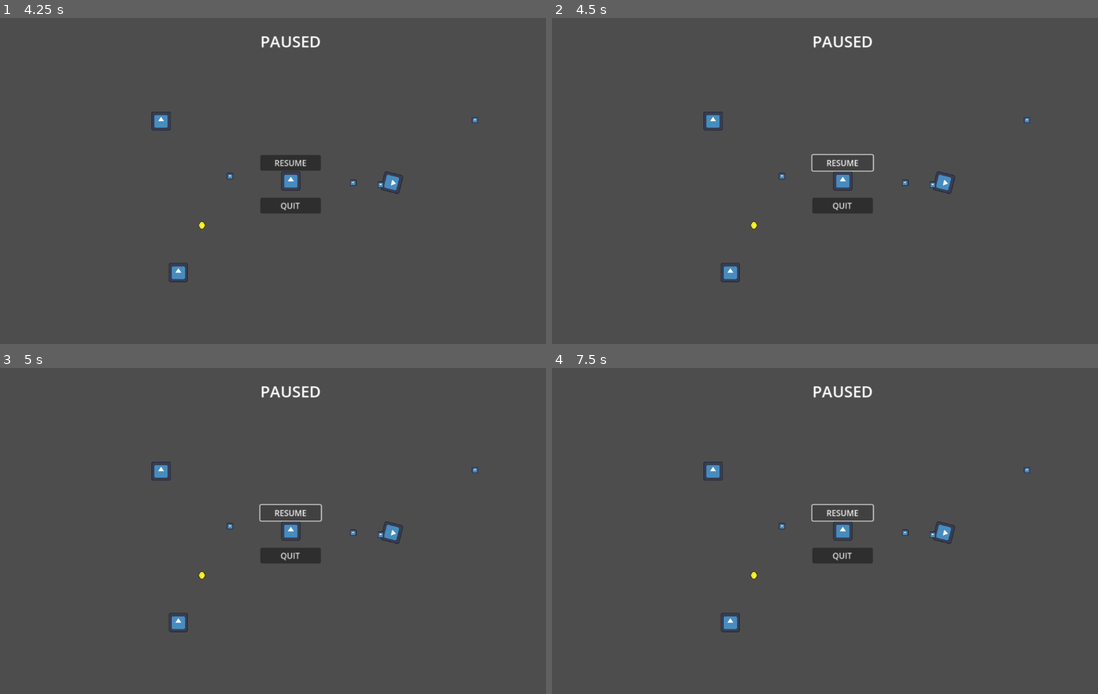
Above: before the commit, frames 1-4 (two rows, left to right).
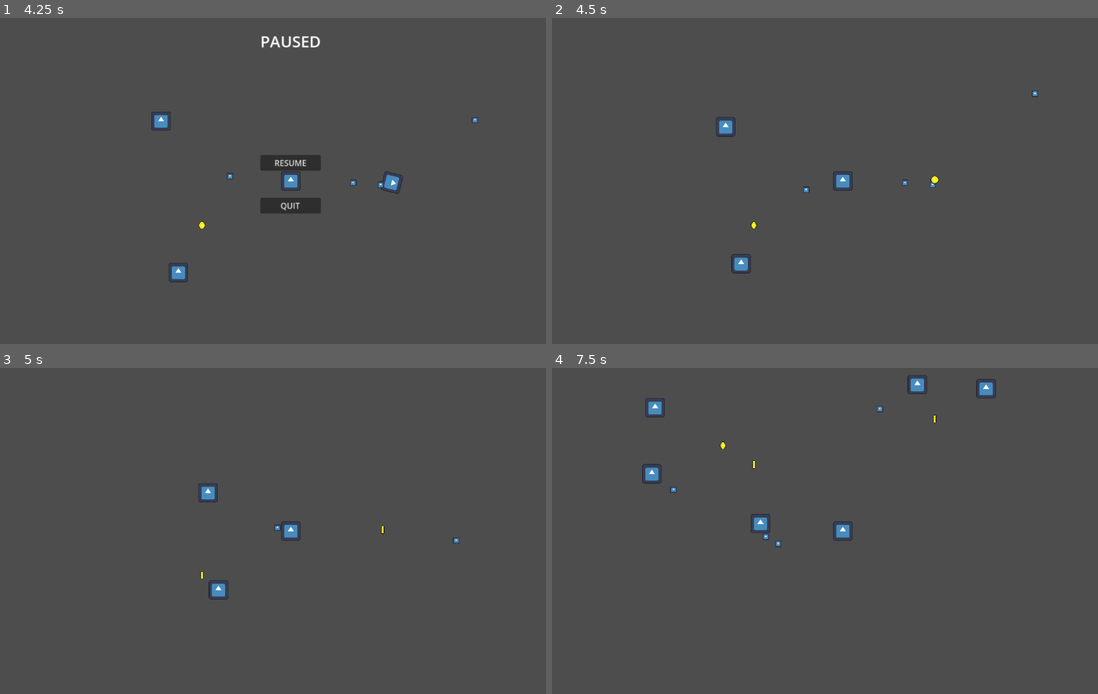
Above: after the commit, the same moments.

Repository: SeanCampbell255/rogueish
Game: Godot game, scene res://Components/Game/game.tscn
The game is run twice, just before and just after one commit, with the same random seed, the same clock (stepped at 60 frames per second) and the same inputs. The project has no main scene, so this scene is started directly. The engine's default icon, where the game draws it, is replaced by a stand-in: a white triangle on a blue panel in a dark square.
Inputs (mouse positions are in pixels of both pictures, inside the frame that each line leads up to):
- Up to frame 1 (4.25 s): hold Right (ui_right) 0.53-1.28 s; hold Down (ui_down) 1.28-2.03 s; hold Right (ui_right) 2.03-2.78 s; hold Up (ui_up) 2.78-3.53 s; hold Left (ui_left) from 3.53 s (still down); tap Escape (ui_menu) at 4.15 s
- Up to frame 2 (4.5 s): release Left (ui_left) at 4.25 s; click (841, 161) at 4.25 s, where only the run after the commit has a clickable "RESUME"
- Up to frame 3 (5 s): no input
- Up to frame 4 (7.5 s): hold Left (ui_left) 5.03-5.78 s; hold Down (ui_down) 5.78-6.53 s; hold Right (ui_right) 6.53-7.28 s; hold Up (ui_up) from 7.28 s (still down)

Frame 1 is identical in both runs. In frame 2, 1.6% of the frame differs, in the area x 27-90%, y 5-82%; in frame 3, 1.7%; in frame 4, 2.1%, in the area x 16-88%, y 2-82%.

Commit message:
pause resumes, quits

Diff:
--- a/rogueish/Components/Pause/pause.gd
+++ b/rogueish/Components/Pause/pause.gd
@@ -5,10 +5,29 @@
 var offset = Vector2(0, -300)
 
 func _process(delta: float) -> void:
-	if Input.is_action_pressed("ui_menu"):
-		global_position = player.global_position + offset
-		visible = true
-		get_tree().paused = true
+	if Input.is_action_just_pressed("ui_menu"):
+		if (visible):
+			unpause()
+		else:
+			pause()
 
 func _ready() -> void:
+	process_mode = Node.PROCESS_MODE_ALWAYS
+	unpause()
+
+#CUSTOMS
+func pause() -> void:
+	global_position = player.global_position + offset
+	visible = true
+	get_tree().paused = true
+
+func unpause() -> void:
 	visible = false
+	get_tree().paused = false
+
+#RECIEVERS
+func _on_resume_pressed() -> void:
+	unpause()
+
+func _on_quit_pressed() -> void:
+	get_tree().quit()
--- a/rogueish/Components/Pause/pause.tscn
+++ b/rogueish/Components/Pause/pause.tscn
@@ -36,7 +36,6 @@
 theme_override_constants/margin_top = 200
 
 [node name="Resume" type="Button" parent="VBoxContainer/MarginContainer"]
-unique_name_in_owner = true
 custom_minimum_size = Vector2(120, 30)
 layout_mode = 2
 text = "RESUME"
@@ -46,7 +45,9 @@
 theme_override_constants/margin_top = 50
 
 [node name="Quit" type="Button" parent="VBoxContainer/MarginContainer2"]
-unique_name_in_owner = true
 custom_minimum_size = Vector2(120, 30)
 layout_mode = 2
 text = "QUIT"
+
+[connection signal="pressed" from="VBoxContainer/MarginContainer/Resume" to="." method="_on_resume_pressed"]
+[connection signal="pressed" from="VBoxContainer/MarginContainer2/Quit" to="." method="_on_quit_pressed"]
Not shown, changed: rogueish/NOTES.txt
